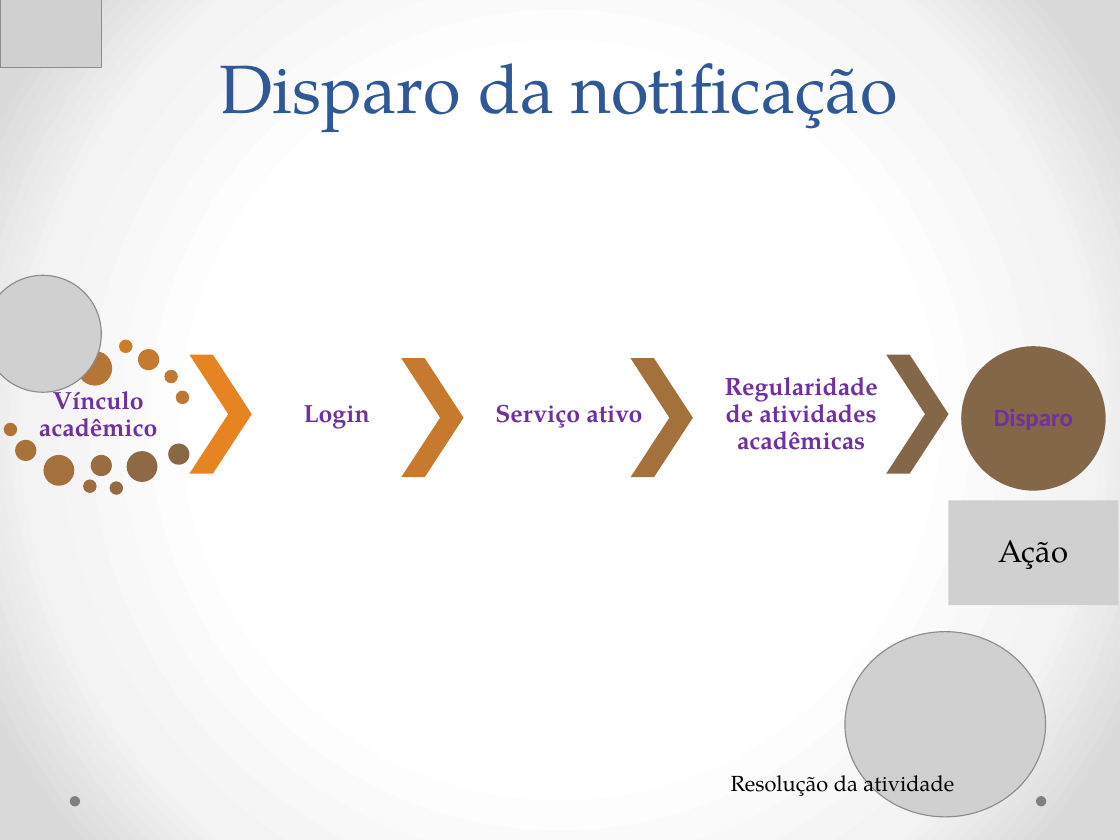
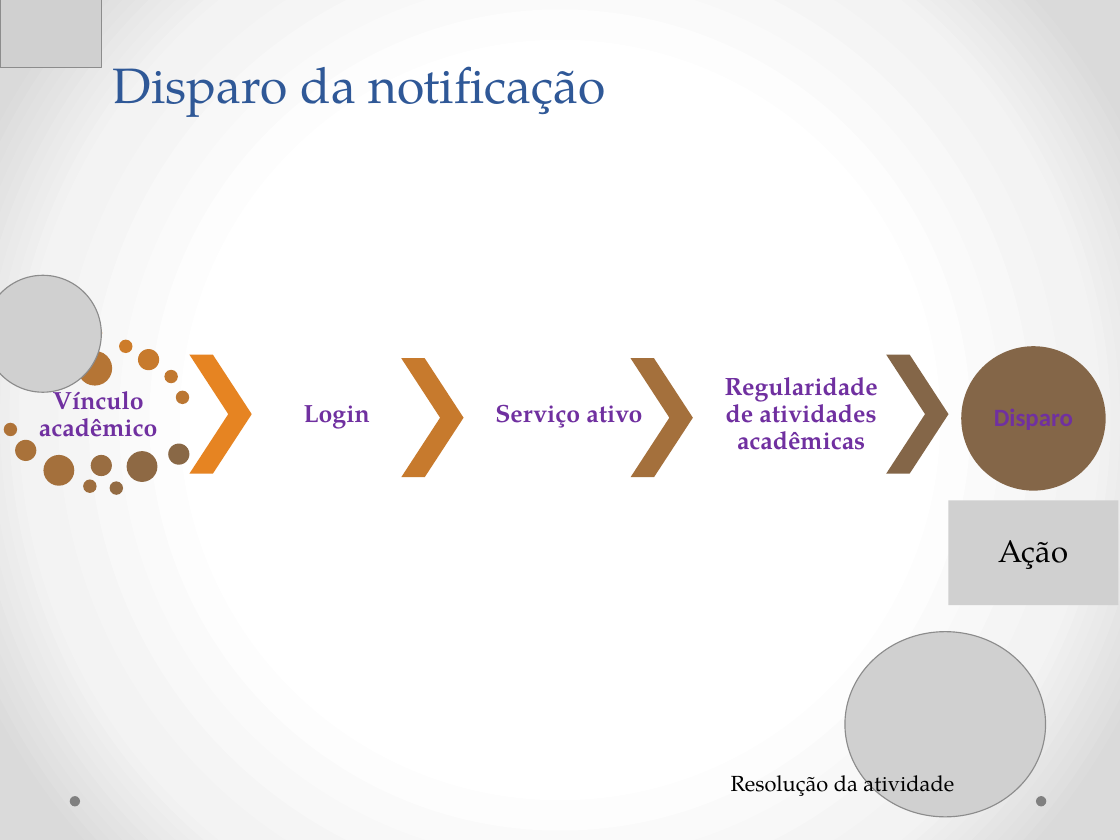
Before and after one commit to Neimarmg/TCC, a slide deck: slide 11 of Ppt-Andamento.pptx. Drawn at 1120x840 pixels with LibreOffice and Linux fonts; fonts in the diff are those of the drawing; grey boxes stand for pictures. Boxes give left, top, right and bottom in pixels: in the first picture for what was removed or moved away, otherwise in the second. Text is boxed around its words. In the diff, an @@ line names an element or a change of style, - is before the commit and + after.

```diff
--- a/Ppt-Andamento.pptx
+++ b/Ppt-Andamento.pptx
@@ title "Disparo da notificação": place and size @@
-title "Disparo da notificação" at <box>220,63,897,132</box>
+title "Disparo da notificação" at <box>113,66,605,117</box>
@@ title "Disparo da notificação" at <box>113,66,605,117</box>: size 44 to 32 pt; alignment centre to left @@
```
Also in this commit, not shown: 19 other slides changed, 4 slides added, 8 slides removed.
